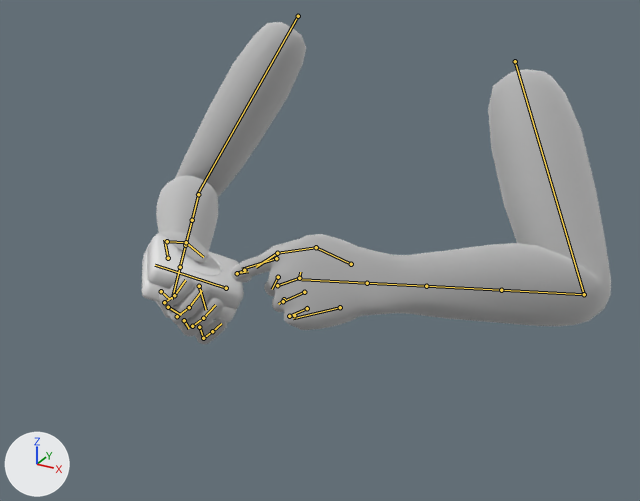
The Blender file Breakout From Ackers/Assets/Animations/MedKit/MedKit Unequip From Heal.blend as it was, and as the next commit left it.
Before and after are seen from a 50 mm camera at (0.717, -1.665, 0.316) aimed at (0.033, -0.421, -0.305). Every picture has the same lights, and +X, +Y and +Z are marked at lower left. Both versions are drawn at frame 16 of the action 'Unequip From Heal'; the numbers are the values there. The bones that bend it are drawn over the model as lines.

In view in the first picture: 'FirstAidKit_1', 'hand_left', 'hand_right'.
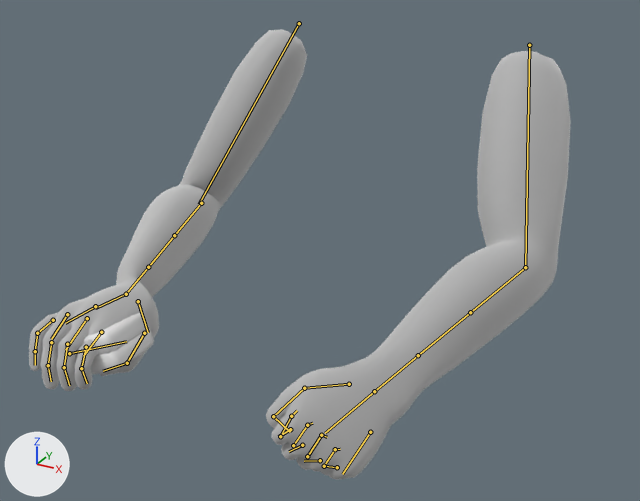
Changed parts and their boxes (x1, y1, x2, y2) in the pictures (640 x 501 px):
'hand_left', posed (20% narrower, 64% taller): before (231, 69, 611, 330); after (266, 51, 571, 479)
'hand_right', posed (70% wider, 12% taller): before (143, 22, 306, 344); after (29, 30, 307, 391)
'FirstAidKit_1', posed: before (142, 234, 244, 323); after (42, 312, 154, 375)
bone 'Upperarm_L', root to tip: before (515, 61) to (584, 294); after (529, 45) to (525, 267)
bone 'Lowerarm1_L', root to tip: before (584, 294) to (501, 290); after (525, 267) to (470, 312)
bone 'Index1_L', root to tip: before (276, 258) to (242, 269); after (290, 429) to (278, 436)
bone 'Index2_L', root to tip: before (244, 270) to (237, 273); after (280, 436) to (291, 416)
bone 'Index3_L', root to tip: before (237, 273) to (248, 271); after (291, 416) to (297, 410)
bone 'Ring2_L', root to tip: before (283, 301) to (304, 292); after (307, 456) to (321, 435)
bone 'Thumb3_L', root to tip: before (277, 253) to (256, 267); after (273, 416) to (290, 432)
bone 'UpperarmR', root to tip: before (298, 16) to (197, 195); after (299, 23) to (199, 204)
bone 'Lowerarm1_R', root to tip: before (198, 194) to (192, 220); after (201, 203) to (174, 235)
bone 'Hand_R', root to tip: before (180, 267) to (172, 299); after (126, 294) to (96, 308)

The edits, one by one:
Bone 'Upperarm_L' (bone_upperarm_l) moves from (1.6, 8.4, 0.4) to (0.0, 0.0, 0.0).
Bone 'Upperarm_L' (bone_upperarm_l) turns from (-33, -33, -37) to (-16, -38, -38) degrees about its own x, y and z.
Bone 'Lowerarm1_L' (bone_lowerarm1_l) turns from (91, -1, -1) to (38, -1, 7) degrees about its own x, y and z.
Bone 'Index1_L' (bone_index1_l) turns from (-8, 4, -10) to (4, -3, -74) degrees about its own x, y and z.
Bone 'Index2_L' (bone_index2_l) turns from (19, -7, -20) to (17, 4, -58) degrees about its own x, y and z.
Bone 'Index3_L' (bone_index3_l) turns from (-4, 10, -41) to (4, 8, -64) degrees about its own x, y and z.
Bone 'Ring2_L' (bone_ring2_l) turns from (1, -6, -67) to (-2, -6, -61) degrees about its own x, y and z.
Bone 'Thumb3_L' (bone_thumb3_l) turns from (14, 16, 2) to (61, 23, -43) degrees about its own x, y and z.
Bone 'UpperarmR' (bone_upperarmr) moves from (1.6, 0.3, 0.0) to (0.0, 0.0, 0.0).
Bone 'UpperarmR' (bone_upperarmr) turns from (-60, 67, 5) to (-51, 68, 11) degrees about its own x, y and z.
Bone 'Lowerarm1_R' (bone_lowerarm1_r) turns from (56, 4, 65) to (55, 14, 43) degrees about its own x, y and z.
Bone 'Hand_R' (bone_hand_r) turns from (-5, 35, -8) to (79, -72, -74) degrees about its own x, y and z.
